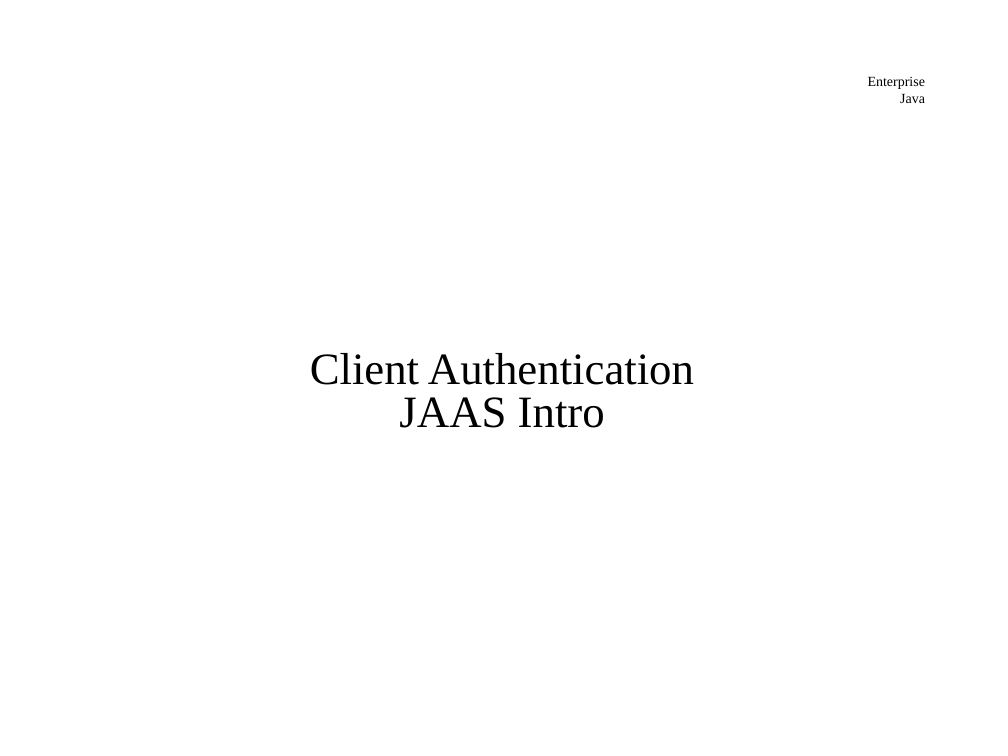
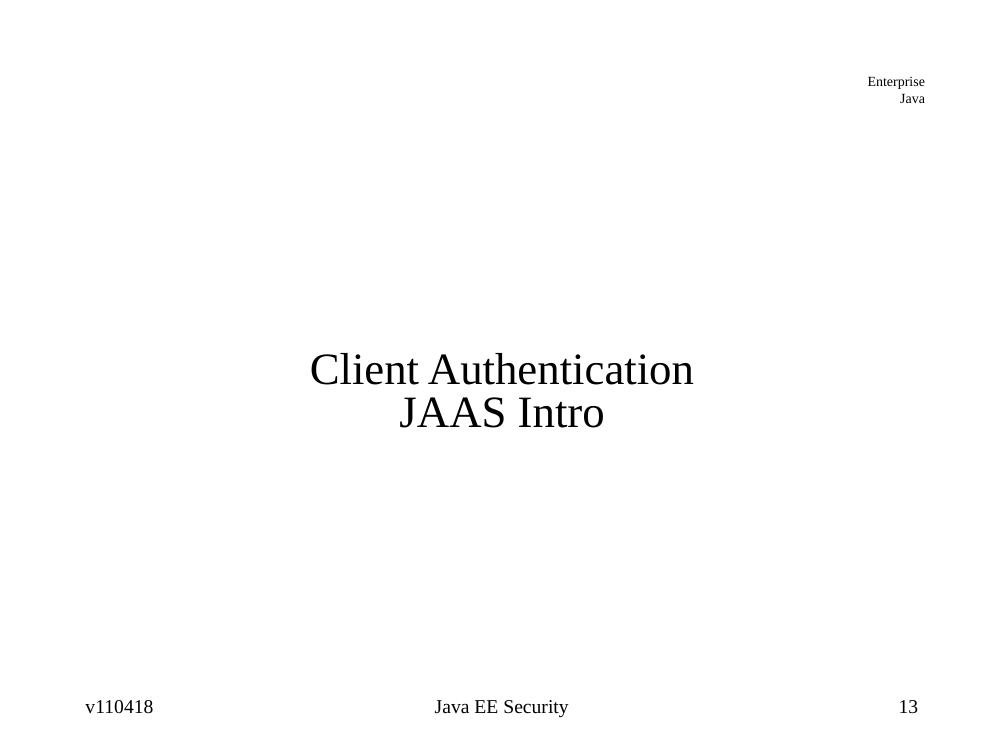
Before and after one commit to jcstaff/ejava-javaee, a slide deck: slide 13 of securePing/src/site/resources/lectures/javaeeSecurity.ppt. Drawn at 1008x756 pixels with LibreOffice and Linux fonts; fonts in the diff are those of the drawing. Boxes give left, top, right and bottom in pixels: in the first picture for what was removed or moved away, otherwise in the second. Text is boxed around its words. In the diff, an @@ line names an element or a change of style, - is before the commit and + after.

```diff
--- a/securePing/src/site/resources/lectures/javaeeSecurity.ppt
+++ b/securePing/src/site/resources/lectures/javaeeSecurity.ppt
@@ text added at [85, 700, 153, 714], 14 pt, text #000000 @@
+v110418
@@ text added at [435, 700, 568, 718], 14 pt, text #000000 @@
+Java EE Security
@@ page number added at [899, 700, 919, 714], 14 pt, text #000000 @@
+13
```
Also in this commit, not shown: 46 other slides changed, 59 other files.
